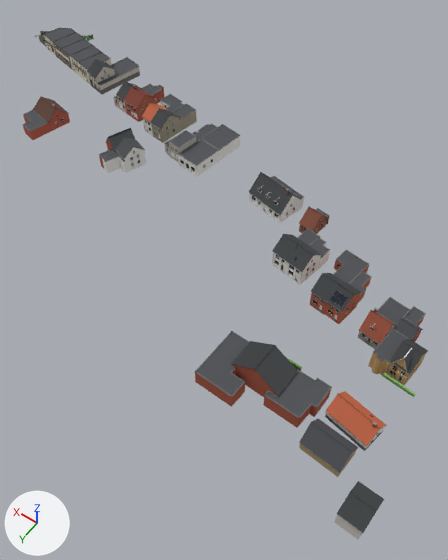
The glTF model web/public/models/molenhoek_end3.glb: old version first, new version second.
Both versions are drawn from a camera (50 mm lens) standing at (-93.0, 118.0, 154.0) and looking at (-15.0, 10.0, -16.0). Every picture has the same lights, and +X, +Y and +Z are marked at lower left. The first picture is the older version. Where no turn or scale is listed for an object, it has been applied to the vertices. Vertices at exactly the same position are counted once.

Objects in the first picture: 'mh_brick', 'mh_detail_m', 'mh_detail_w', 'mh_glass', 'mh_render', 'mh_roof', 'mh_stone' and 5 more.
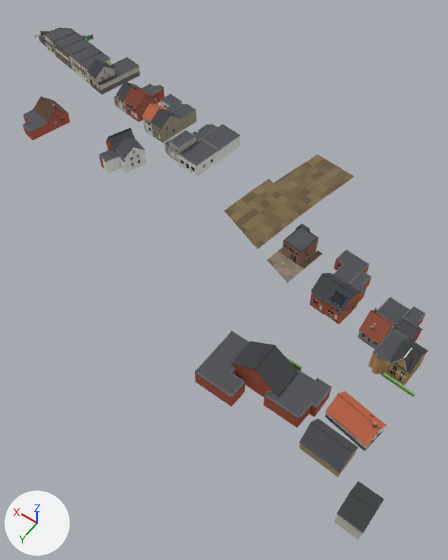
Where the newer file only moved an object's origin or applied its transform, the numbers keep the older frame.

Boxes (x1, y1, x2, y2) around the edits, measured in the pictures (448 x 560 px):
'mh_stone', reshaped
    before: (22, 28, 428, 451)
    after: (22, 28, 428, 467)
'mh_gravel', added (brown)
    after: (224, 154, 354, 283)
'mh_detail_m', reshaped (6% wider, 68% taller)
    before: (108, 108, 328, 276)
    after: (106, 86, 340, 369)
part 1 of me_mh_brick, added
    after: (282, 239, 318, 265)
part 2 of me_mh_brick, deleted
    before: (299, 216, 327, 234)
part 3 of me_mh_detail_m, deleted
    before: (249, 172, 328, 272)
part 4 of me_mh_glass, deleted
    before: (252, 189, 322, 276)
part 5 of me_mh_render, deleted
    before: (250, 188, 330, 285)
part 6 of me_mh_roof, deleted
    before: (249, 172, 325, 272)
part 7 of me_mh_stone, deleted
    before: (253, 176, 330, 275)
part 8 of me_mh_stone, reshaped
    before: (297, 229, 320, 245)
    after: (282, 224, 319, 265)

Edits to the bpy script that builds the scene:
```text
Add mat_mh_gravel:
    mat_mh_gravel = bpy.data.materials.new('mh_gravel')
    mat_mh_gravel.use_nodes = True; mat_mh_gravel.node_tree.nodes.clear()
    _N = mat_mh_gravel.node_tree.nodes; _L = mat_mh_gravel.node_tree.links
    n0 = _N.new('ShaderNodeBsdfPrincipled'); n0.name = 'Principled BSDF'
    n0.inputs[2].default_value = 0.9  # 'Roughness'
    n1 = _N.new('ShaderNodeOutputMaterial'); n1.name = 'Material Output'
    n2 = _N.new('ShaderNodeVertexColor'); n2.name = 'Color Attribute'
    _L.new(n0.outputs[0], n1.inputs[0])  # 'BSDF' to 'Surface'
    _L.new(n2.outputs[0], n0.inputs[0])  # 'Color' to 'Base Color'
Change me_mh_brick:
    remove me_mh_brick.from_pydata(...)  # 2882 vertices, 3192 faces; spans x -103.0..103.0, y -54.0..54.0, z -7.0..7.0
    add me_mh_brick.from_pydata(...)  # 2917 vertices, 3246 faces; spans x -103.0..103.0, y -54.0..54.0, z -7.0..7.0
    me_mh_brick part 1: a new loose piece of 148 vertices spanning x -58.0..-49.0, y -9.0..1.0, z -4.0..2.0, in mat_mh_brick
    me_mh_brick part 2: the loose piece of 124 vertices spanning x -54.0..-47.0, y -22.0..-13.0, z -7.0..2.0 is deleted
    other edits to the shape of me_mh_brick do not show in these pictures
Change me_mh_detail_m:
    remove me_mh_detail_m.from_pydata(...)  # 2098 vertices, 2134 faces; spans x -44.5..44.5, y -20.3..20.3, z -5.6..5.6
    add me_mh_detail_m.from_pydata(...)  # 2476 vertices, 2484 faces; spans x -57.5..58.0, y -25.5..62.1, z -5.6..8.2
    me_mh_detail_m part 3: 89 loose pieces with 786 vertices, spanning x -44.5..-9.7, y -12.7..20.3, z -5.5..5.6, are deleted
    other edits to the shape of me_mh_detail_m do not show in these pictures
Change me_mh_glass:
    remove me_mh_glass.from_pydata(...)  # 979 vertices, 493 faces; spans x -103.0..103.0, y -52.0..52.0, z -5.0..5.0
    add me_mh_glass.from_pydata(...)  # 873 vertices, 441 faces; spans x -103.0..103.0, y -52.0..52.0, z -5.0..5.0
    me_mh_glass part 4: 28 loose pieces with 112 vertices, spanning x -52.0..-18.0, y -34.0..-5.0, z -4.0..4.0, are deleted
    other edits to the shape of me_mh_glass do not show in these pictures
Change me_mh_render:
    remove me_mh_render.from_pydata(...)  # 1825 vertices, 1717 faces; spans x -90.0..90.0, y -60.0..60.0, z -7.0..7.0
    add me_mh_render.from_pydata(...)  # 1362 vertices, 1278 faces; spans x -90.0..90.0, y -60.0..60.0, z -7.0..7.0
    me_mh_render part 5: 10 loose pieces with 463 vertices, spanning x -40.0..-3.0, y -33.0..1.0, z -7.0..5.0, are deleted
Change me_mh_roof:
    remove me_mh_roof.from_pydata(...)  # 208 vertices, 104 faces; spans x -91.0..91.0, y -55.0..55.0, z -5.0..5.0
    add me_mh_roof.from_pydata(...)  # 152 vertices, 76 faces; spans x -91.0..91.0, y -55.0..55.0, z -4.0..5.0
    me_mh_roof part 6: 14 loose pieces with 56 vertices, spanning x -40.0..-4.0, y -37.0..-4.0, z -5.0..3.0, are deleted
Change me_mh_stone:
    remove me_mh_stone.from_pydata(...)  # 3111 vertices, 3449 faces; spans x -108.0..108.0, y -59.0..59.0, z -6.0..6.0
    add me_mh_stone.from_pydata(...)  # 2958 vertices, 3313 faces; spans x -108.0..108.0, y -59.0..59.0, z -6.0..6.0
    me_mh_stone part 7: 50 loose pieces with 289 vertices, spanning x -58.0..-21.0, y -31.0..2.0, z -4.0..6.0, are deleted
    me_mh_stone part 8: 19 vertices removed from x -53.0..-45.0, y -16.0..-5.0, z -3.0..0.0; 155 vertices added at x -54.0..-45.0, y -13.0..-3.0, z -4.0..4.0
    other edits to the shape of me_mh_stone do not show in these pictures
Add ob_mh_gravel:
    ob_mh_gravel = bpy.data.objects.new('mh_gravel', me_mh_gravel)  # 292 vertices, 456 faces; spans x -18.7..18.7, y -30.5..30.5, z -1.4..1.4
    ob_mh_gravel.location = (-23.6, -20.6, -0.7)
```
